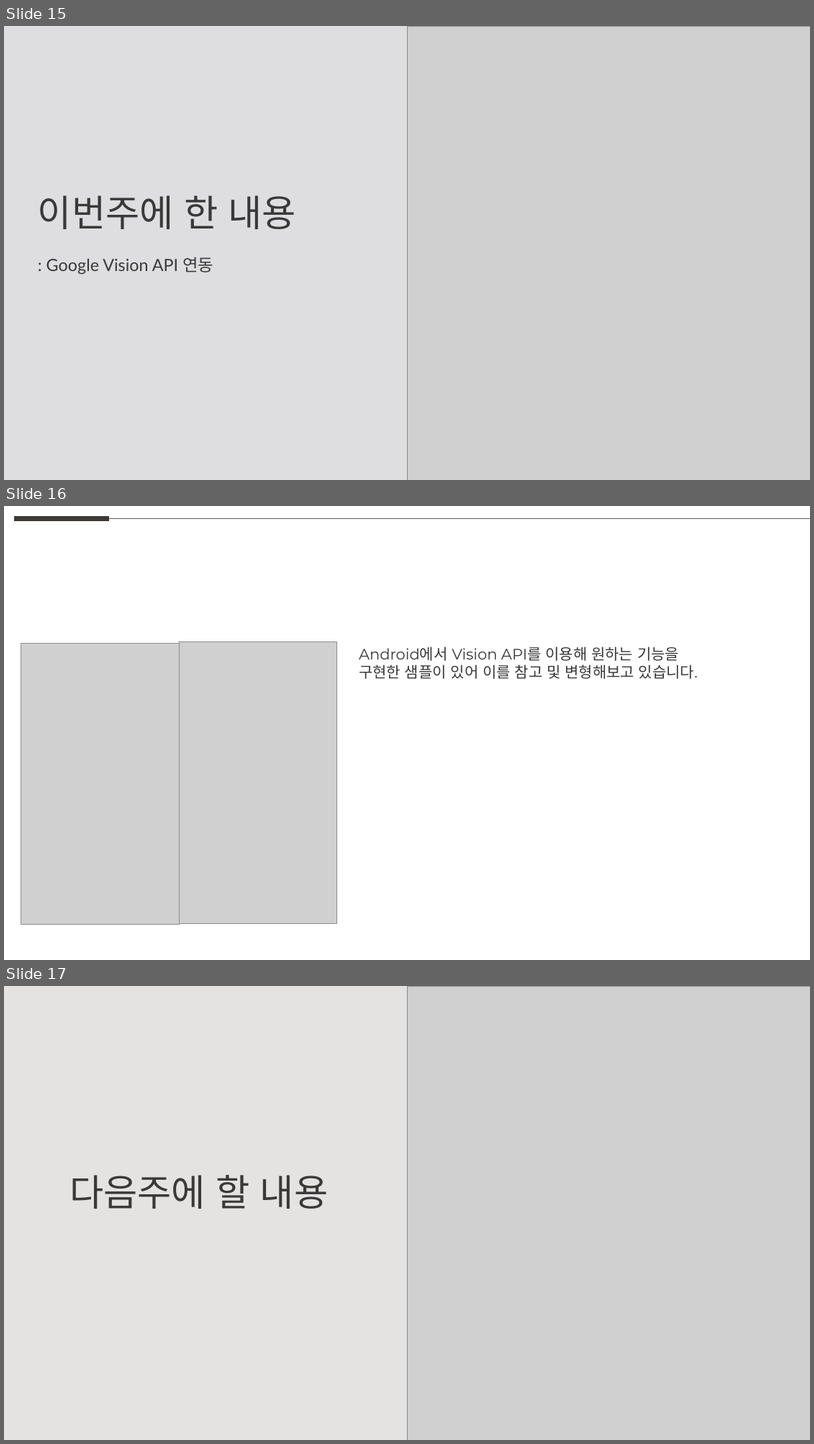
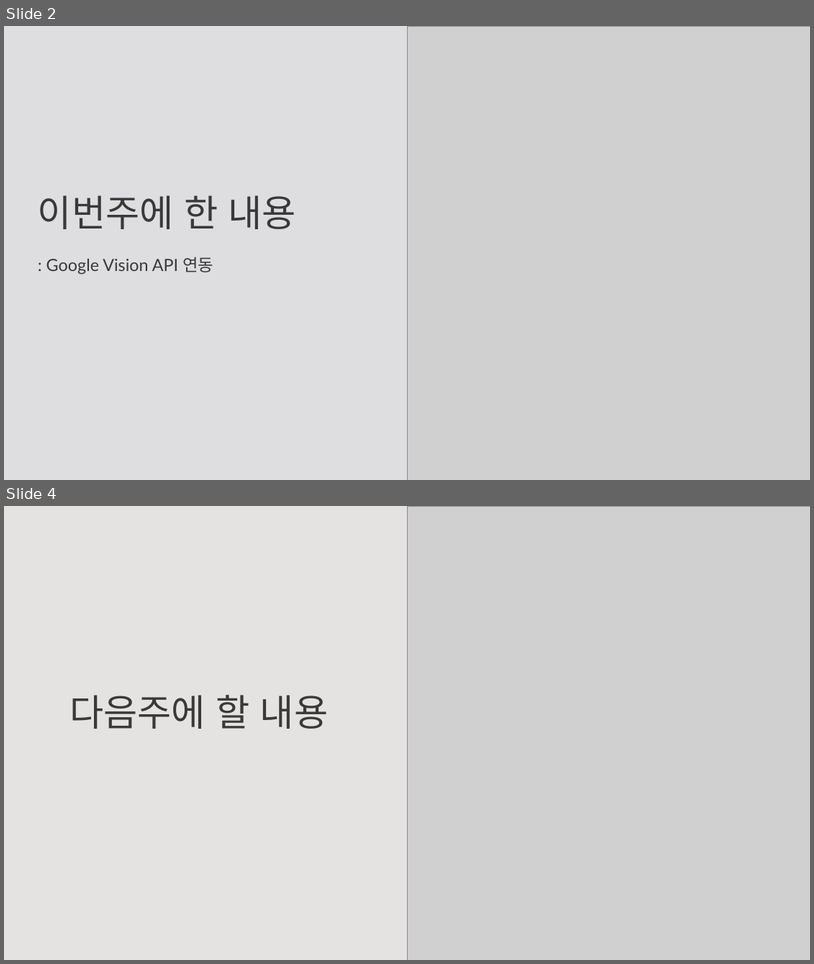
Before and after one commit to weaknessHero/Project_AvatarS, a slide deck: 발표자료/업데이트/LJJppt.pptx. Shown one above the other, each under a label of ours: slides 15, 16 and 17 before the commit, slides 2 and 4 after it; the slides between them are not shown. The pictures are 814x1444 and 814x964 pixels, drawn with LibreOffice and Linux fonts; fonts in the diff are those of the drawing; grey boxes stand for pictures. Boxes give left, top, right and bottom in pixels: in the first picture for what was removed or moved away, otherwise in the second. Text is boxed around its words. In the diff, an @@ line names an element or a change of style, - is before the commit and + after.

```diff
--- a/발표자료/업데이트/LJJppt.pptx
+++ b/발표자료/업데이트/LJJppt.pptx
@@ slide 16 removed at <box>4,506,810,960</box>, background #FFFFFF @@
@@ line removed from (14, 519) to (109, 519) @@
@@ line removed from (109, 519) to (810, 519) @@
@@ picture removed at <box>21,643,180,924</box> @@
@@ picture removed at <box>179,641,337,924</box> @@
@@ text removed at <box>359,646,698,679</box> @@
-Android에서 Vision API를 이용해 원하는 기능을 구현한 샘플이 있어 이를 참고 및 변형해보고 있습니다.
@@ what was slide 15 is now slide 2 @@
@@ what was slide 17 is now slide 4 @@
```
Also in this commit, not shown: 1 slide added, 18 other slides removed, 1 other file.
